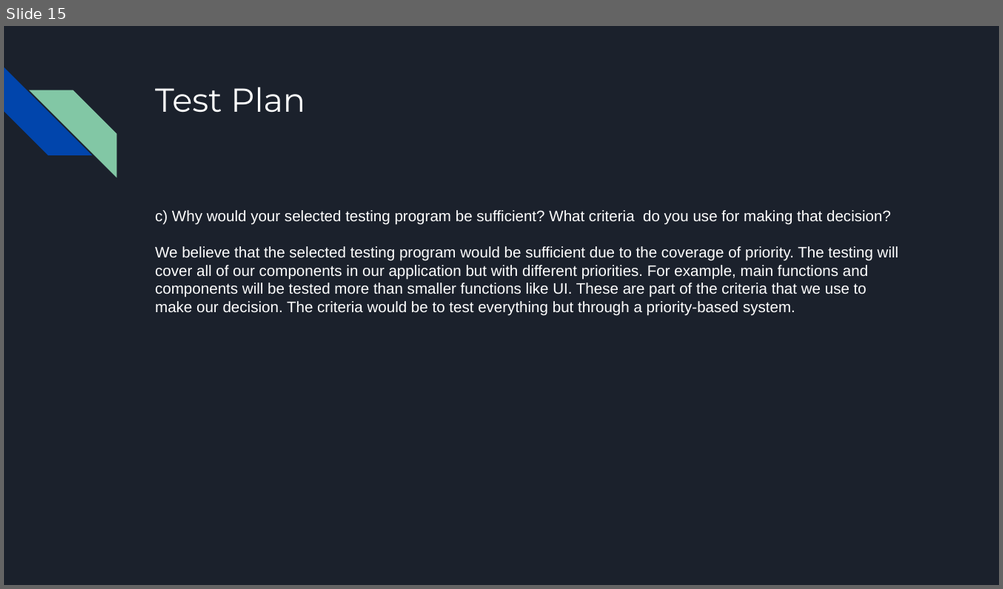
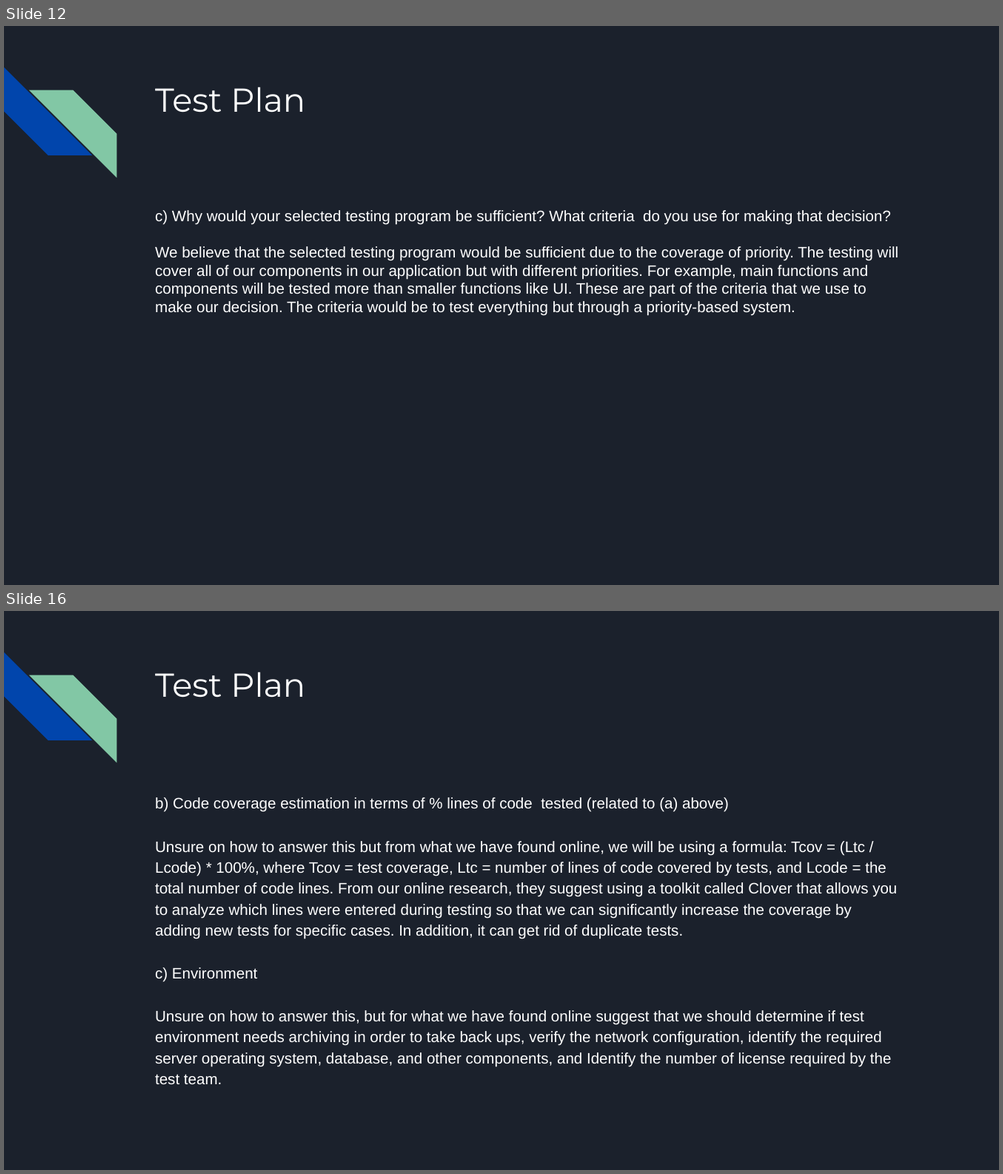
Before and after one commit to jamilkhan98/CECS491AProject, a slide deck: Sprints/Sprint #4/Sprint #4 Presentation.pptx. Shown one above the other, each under a label of ours: slide 15 before the commit, slides 12 and 16 after it; the slides between them are not shown. The pictures are 1003x589 and 1003x1174 pixels, drawn with LibreOffice and Linux fonts; fonts in the diff are those of the drawing. Boxes give left, top, right and bottom in pixels: in the first picture for what was removed or moved away, otherwise in the second. Text is boxed around its words. In the diff, an @@ line names an element or a change of style, - is before the commit and + after.

```diff
--- a/Sprints/Sprint #4/Sprint #4 Presentation.pptx
+++ b/Sprints/Sprint #4/Sprint #4 Presentation.pptx
@@ slide 16 added at (4, 611, 999, 1170), background #1B212C; not listed: 2 template elements that a slide beside it also shows @@
@@ title added at (155, 672, 305, 698), 24 pt, text #FFFFFF @@
+Test Plan
@@ text added at (155, 797, 896, 1085), 11 pt, text #FFFFFF @@
+b) Code coverage estimation in terms of % lines of code tested (related to (a) above)
+Unsure on how to answer this but from what we have found online, we will be using a formula: Tcov = (Ltc / Lcode) * 100%, where Tcov = test coverage, Ltc = number of lines of code covered by tests, and Lcode = the total number of code lines. From our online research, they suggest using a toolkit called Clover that allows you to analyze which lines were entered during testing so that we can significantly increase the coverage by adding new tests for specific cases. In addition, it can get rid of duplicate tests.
+c) Environment
+Unsure on how to answer this, but for what we have found online suggest that we should determine if test environment needs archiving in order to take back ups, verify the network configuration, identify the required server operating system, database, and other components, and Identify the number of license required by the test team.
@@ what was slide 15 is now slide 12 @@
```
Also in this commit, not shown: 7 slides changed, 14 other slides added.
